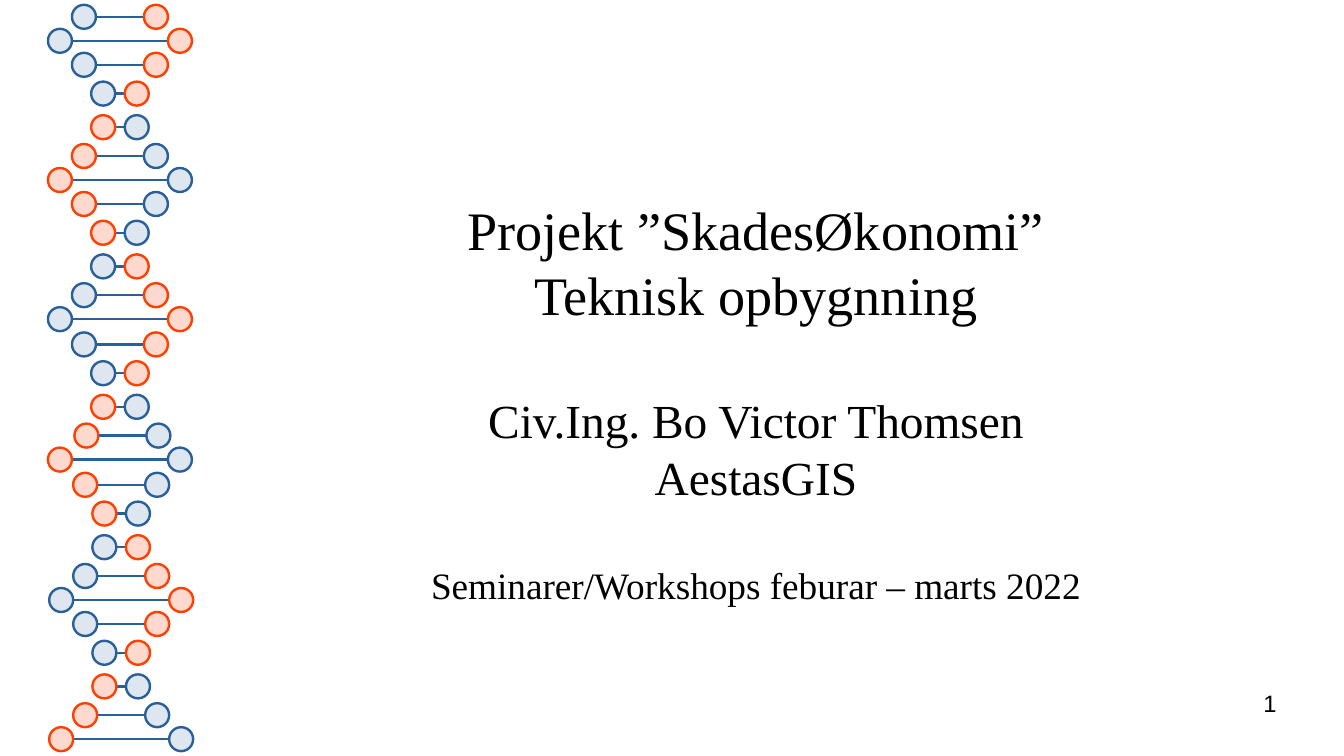
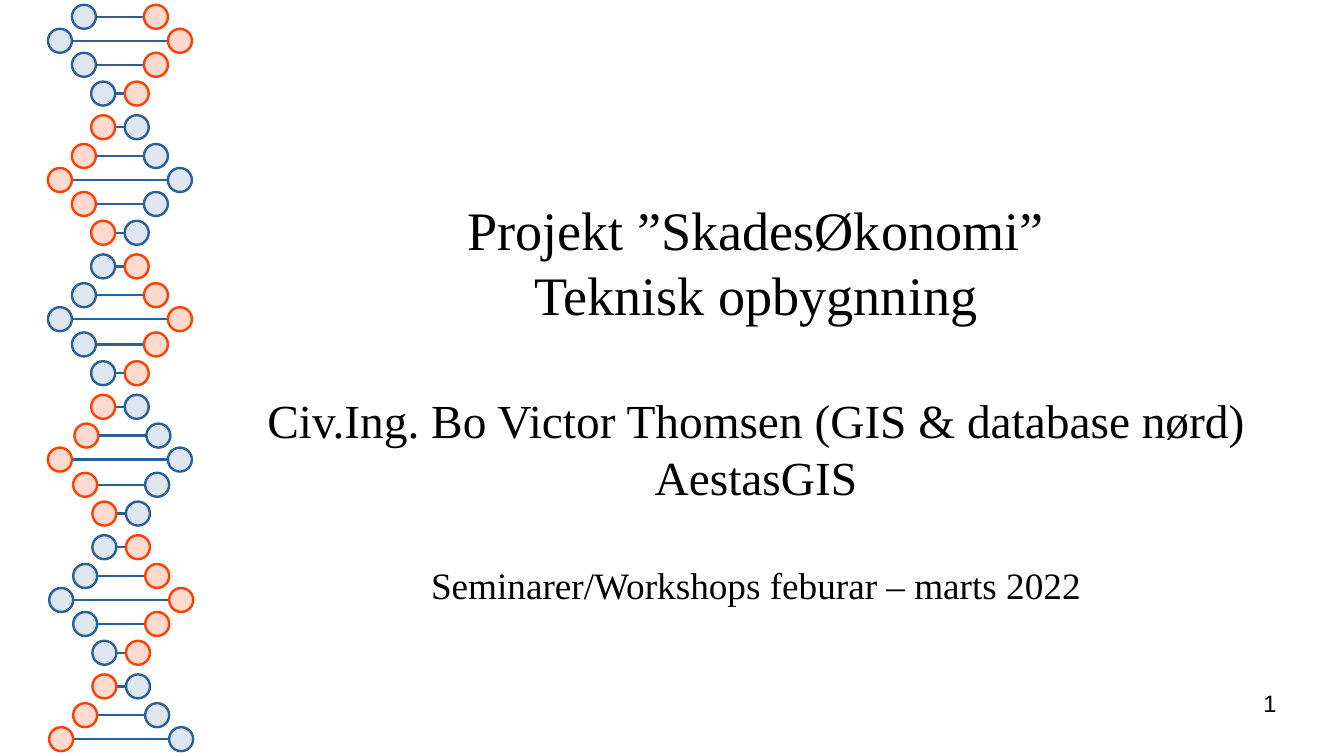
Before and after one commit to Skadesokonomi/Dokumentation-og-vejledninger, a slide deck: slide 1 of Skadesøkonomi Seminar feb 2022.odp. Drawn at 1344x756 pixels with LibreOffice and Linux fonts; fonts in the diff are those of the drawing. Boxes give left, top, right and bottom in pixels: in the first picture for what was removed or moved away, otherwise in the second. Text is boxed around its words. In the diff, an @@ line names an element or a change of style, - is before the commit and + after.

```diff
--- a/Skadesøkonomi Seminar feb 2022.odp
+++ b/Skadesøkonomi Seminar feb 2022.odp
@@ subtitle at (267, 405, 1245, 448): text changed @@
-Civ.Ing. Bo Victor Thomsen
+Civ.Ing. Bo Victor Thomsen (GIS & database nørd)
```
